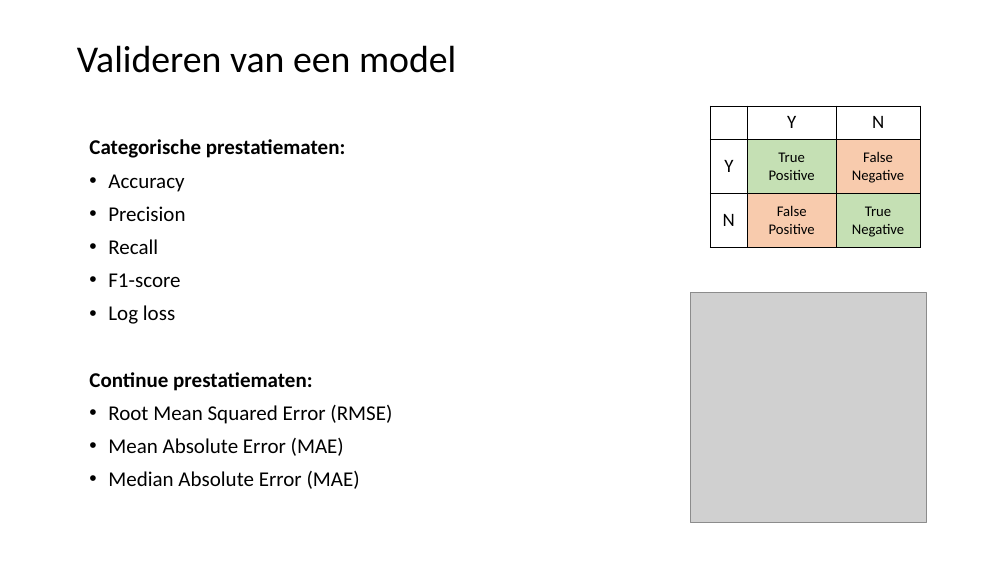
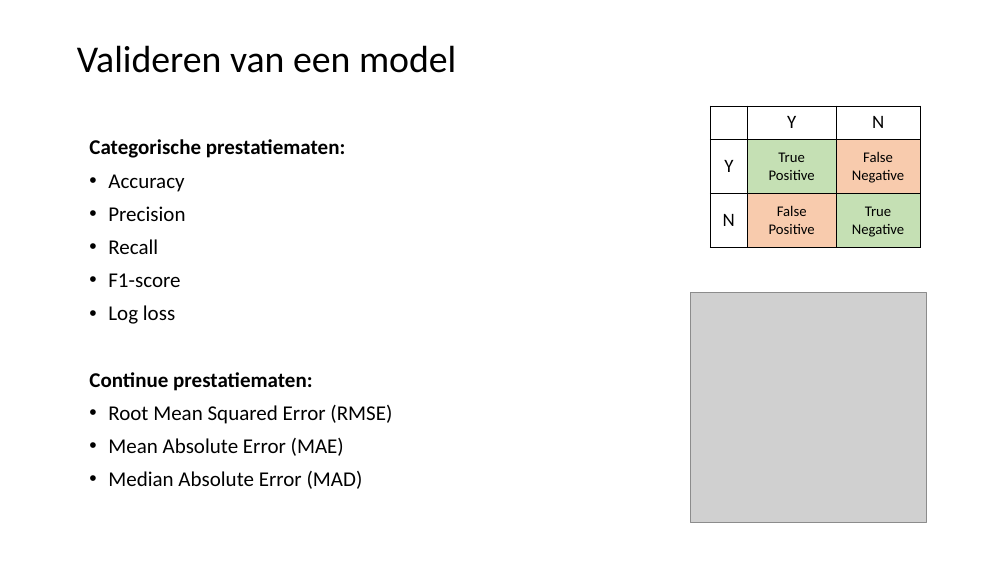
Before and after one commit to LFKoning/knowledge-sharing, a slide deck: slide 25 of python_trainees/4_scikit_learn/python_traineeship_4.pptx (slide 26 before the commit). Drawn at 1008x567 pixels with LibreOffice and Linux fonts; fonts in the diff are those of the drawing; grey boxes stand for pictures. Boxes give left, top, right and bottom in pixels: in the first picture for what was removed or moved away, otherwise in the second. Text is boxed around its words. In the diff, an @@ line names an element or a change of style, - is before the commit and + after.

```diff
--- a/python_trainees/4_scikit_learn/python_traineeship_4.pptx
+++ b/python_trainees/4_scikit_learn/python_traineeship_4.pptx
@@ text at (108,471,363,489): text changed @@
-• Median Absolute Error (MAE)
+• Median Absolute Error (MAD)
```
Also in this commit, not shown: 5 other slides changed, 1 slide added, 2 slides removed, 9 other files.
